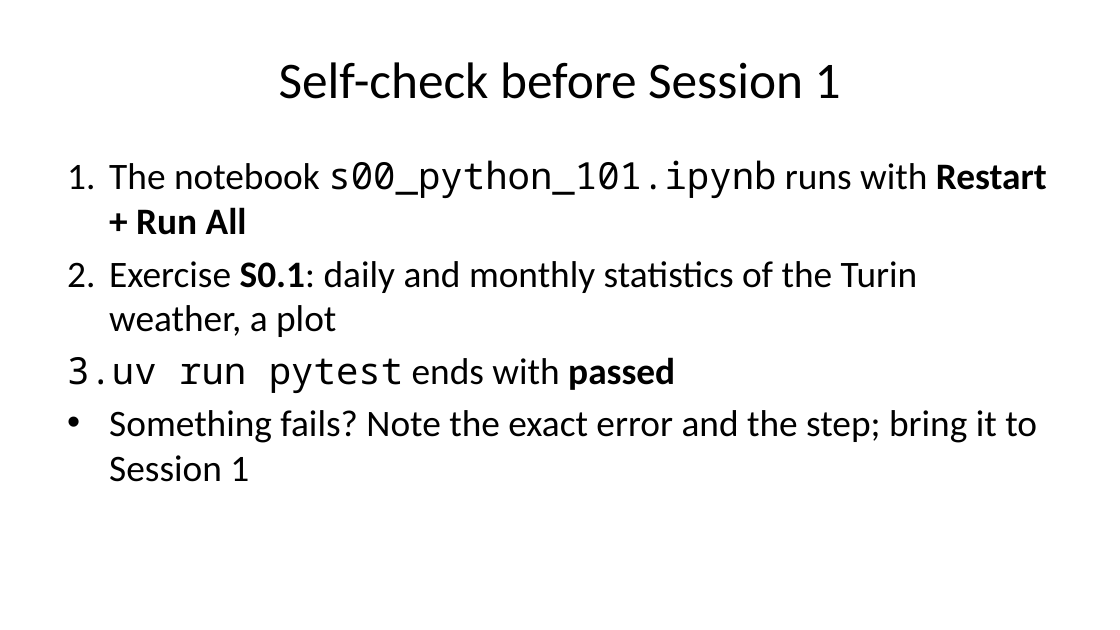
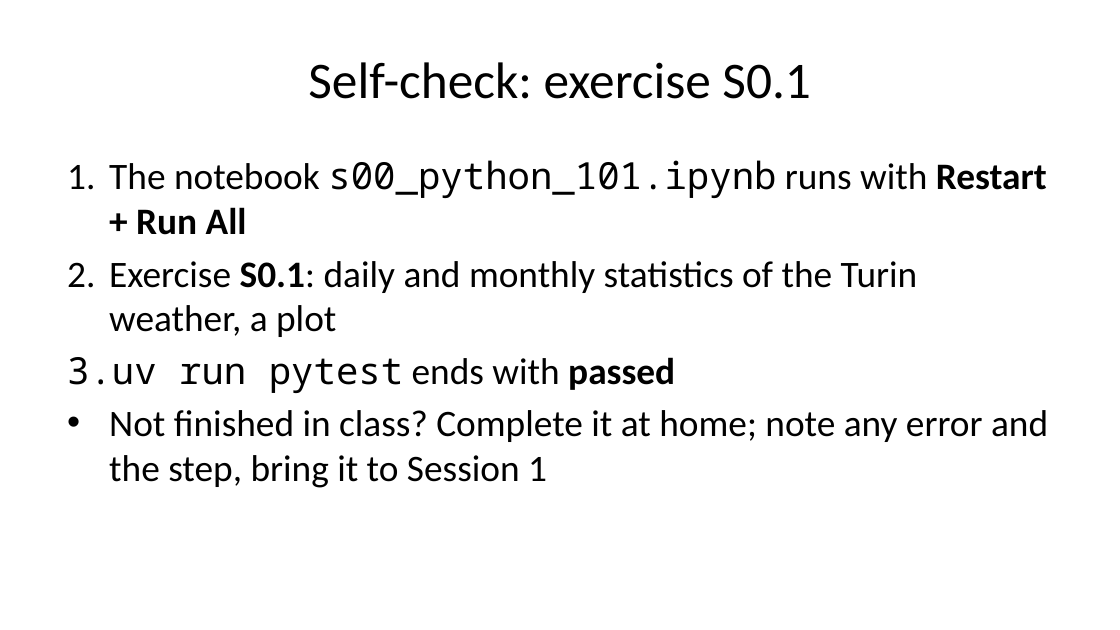
Before and after one commit to DSSchiera/energy-systems-modelica-python-course-participant, a slide deck: slide 25 of slides/session_00/session_00.pptx (slide 24 before the commit). Drawn at 1120x630 pixels with LibreOffice and Linux fonts; fonts in the diff are those of the drawing. Boxes give left, top, right and bottom in pixels: in the first picture for what was removed or moved away, otherwise in the second. Text is boxed around its words. In the diff, an @@ line names an element or a change of style, - is before the commit and + after.

```diff
--- a/slides/session_00/session_00.pptx
+++ b/slides/session_00/session_00.pptx
@@ title at [308, 62, 810, 99]: text changed @@
-Self-check before Session 1
+Self-check: exercise S0.1
@@ text at [109, 410, 1048, 488]: text changed @@
-• Something fails? Note the exact error and the step; bring it to Session 1
+• Not finished in class? Complete it at home; note any error and the step, bring it to Session 1
```
Also in this commit, not shown: 4 other slides changed, 1 slide added, 22 other files.
